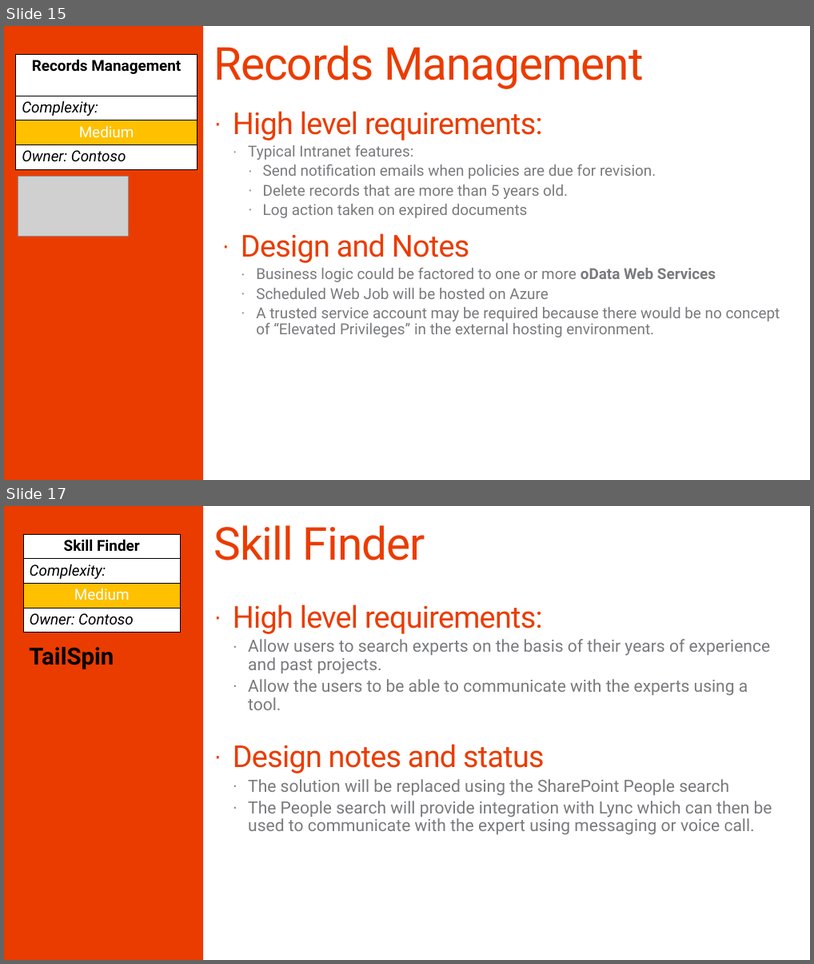
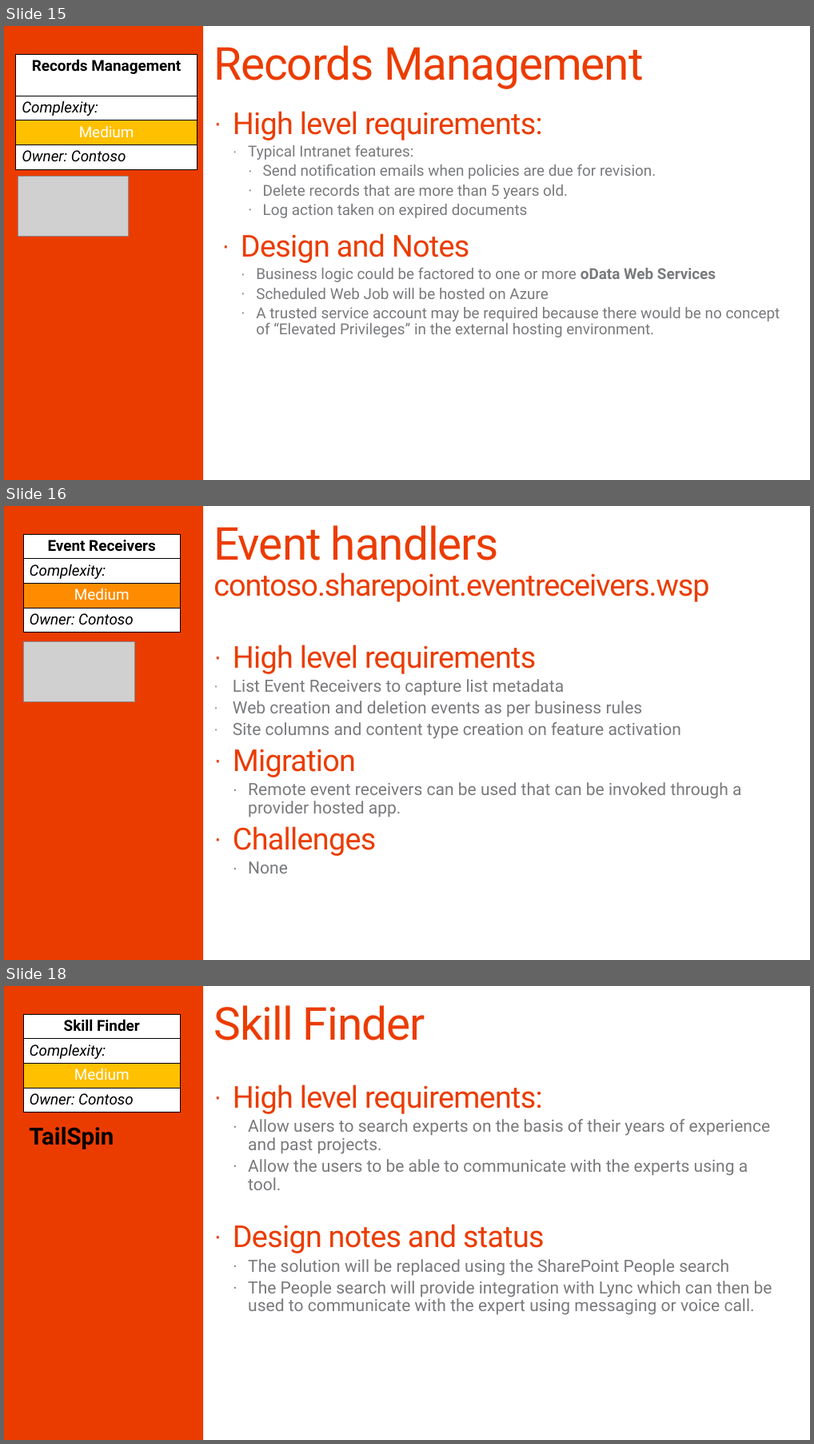
Before and after one commit to SharePoint/PnP-Guidance, a slide deck: PnP Transformation Process/Samples/PnP Transformation - Solution Design Report - Contoso.pptx. Shown one above the other, each under a label of ours: slides 15 and 17 before the commit, slides 15, 16 and 18 after it; the slides between them are not shown. The pictures are 814x964 and 814x1444 pixels, drawn with LibreOffice and Linux fonts; fonts in the diff are those of the drawing; grey boxes stand for pictures; background and template pictures are left out. Boxes give left, top, right and bottom in pixels: in the first picture for what was removed or moved away, otherwise in the second. Text is boxed around its words. In the diff, an @@ line names an element or a change of style, - is before the commit and + after.

```diff
--- a/PnP Transformation Process/Samples/PnP Transformation - Solution Design Report - Contoso.pptx
+++ b/PnP Transformation Process/Samples/PnP Transformation - Solution Design Report - Contoso.pptx
@@ slide 16 added at [4,506,810,960], background #FFFFFF; not listed: 1 template element that a slide beside it also shows @@
@@ title added at [214,525,710,602], 36 pt, text #EB3C00 @@
+Event handlers
+contoso.sharepoint.eventreceivers.wsp
@@ table added at [23,534,181,632], 4 rows, 1 columns @@
+Event Receivers
+Complexity:
+Medium
+Owner: Contoso
@@ picture added at [23,641,134,701] @@
@@ text added at [233,644,742,873], 20 pt, text #797A7D @@
+· High level requirements
+· List Event Receivers to capture list metadata
+· Web creation and deletion events as per business rules
+· Site columns and content type creation on feature activation
+· Migration
+  · Remote event receivers can be used that can be invoked through a provider hosted app.
+· Challenges
+  · None
@@ what was slide 17 is now slide 18 @@
```
Also in this commit, not shown: 4 slides changed, 3 other files.
